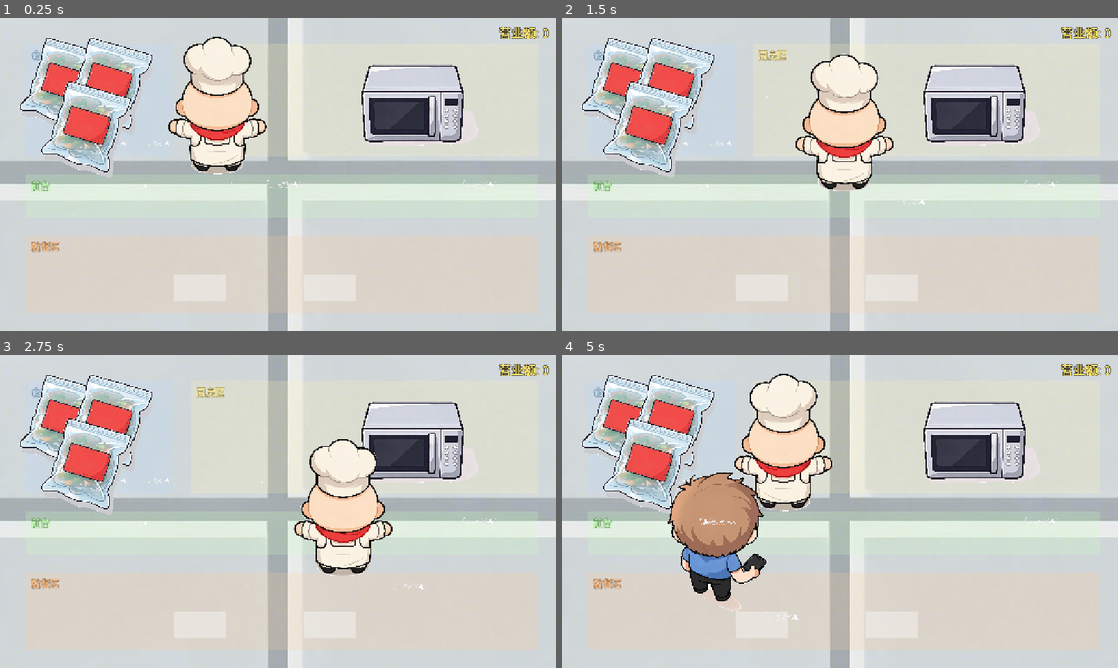
Above: before the commit, frames 1-4 (two rows, left to right).
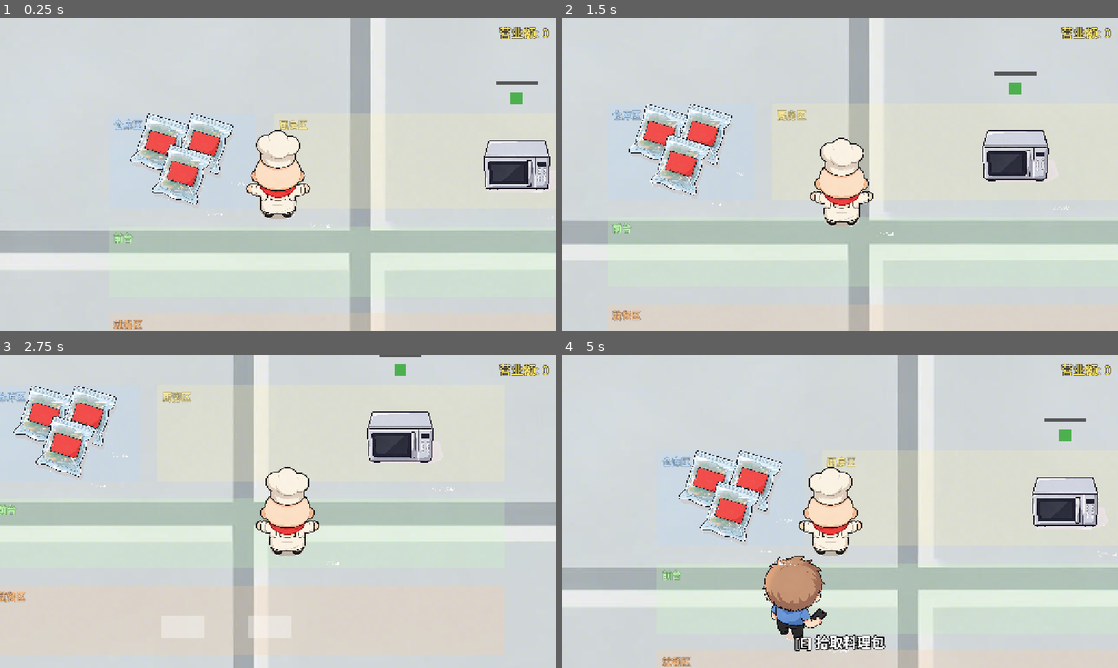
Above: after the commit, the same moments.

Repository: 408Survivor/order_rush
Game: Godot game, scene res://scenes/MainScene.tscn
The game is run twice, just before and just after one commit, with the same random seed, the same clock (stepped at 60 frames per second) and the same inputs.
Inputs:
- Up to frame 1 (0.25 s): no input
- Up to frame 2 (1.5 s): tap Enter at 0.5 s; hold D (move_right) 0.53-1.28 s; hold Space (interact) 0.53-1.28 s; hold S (move_down) from 1.28 s (still down); tap Space (interact) at 1.35 s
- Up to frame 3 (2.75 s): release S (move_down) at 2.03 s; hold D (move_right) from 2.03 s (still down); hold Space (interact) from 2.03 s (still down)
- Up to frame 4 (5 s): release D (move_right) at 2.78 s; release Space (interact) at 2.78 s; hold W (move_up) 2.78-3.53 s; tap Space (interact) at 2.85, 4.35 s; hold Space (interact) 3.53-4.28 s; hold A (move_left) from 3.53 s (still down)

The runs differ from the first frame. In frame 1, 42% of the frame differs, in the area x 0-100%, y 0-100%; in frame 2, 38%; in frame 3, 24%; in frame 4, 46%.

Commit message:
feat: 店内布局重画——素材/碰撞缩小 + 空间重排 (#16)
- 素材 scale 0.2→0.13（角色/微波炉/顾客，视觉 410→267px）、物品 0.15→0.1
- 碰撞体按比例缩小：玩家 180→117、微波炉 240→156、顾客 100→65
- 布局重排：仓库 (60,60) 料理包×3 / 厨房 (440,60) 微波炉 (1000,180)+玩家 (450,200) /
  前台 (60,320) 柜台 (700,400) / 就餐区 (60,520) 餐桌×2 / 入口 (60,400)
- 槽位间距 220→150、交互距离 360→280、Camera2D 跟随玩家（zoom 1.0）
- 提示字号 28→32；冒烟测试 40/40 PASS（断言随新参数更新）

Diff:
--- a/scenes/MainScene.tscn
+++ b/scenes/MainScene.tscn
@@ -15,29 +15,29 @@
 texture = ExtResource("3_floor")
 z_index = -10
 
-; ===== 区域视觉划分（issue #9：厨房上/前台中/就餐下，仓库在厨房左上） =====
+; ===== 区域视觉划分（issue #16 重画：素材缩小后四区空间充裕） =====
 
 [node name="ZoneStorage" type="ColorRect" parent="."]
 position = Vector2(60, 60)
-size = Vector2(340, 260)
+size = Vector2(340, 220)
 color = Color(0.7, 0.85, 1, 0.22)
 z_index = -5
 
 [node name="ZoneKitchen" type="ColorRect" parent="."]
 position = Vector2(440, 60)
-size = Vector2(800, 260)
+size = Vector2(800, 220)
 color = Color(1, 0.95, 0.7, 0.22)
 z_index = -5
 
 [node name="ZoneFront" type="ColorRect" parent="."]
-position = Vector2(60, 360)
-size = Vector2(1180, 100)
+position = Vector2(60, 320)
+size = Vector2(1180, 160)
 color = Color(0.8, 1, 0.75, 0.22)
 z_index = -5
 
 [node name="ZoneDining" type="ColorRect" parent="."]
-position = Vector2(60, 500)
-size = Vector2(1180, 180)
+position = Vector2(60, 520)
+size = Vector2(1180, 160)
 color = Color(1, 0.8, 0.6, 0.22)
 z_index = -5
 
@@ -60,7 +60,7 @@
 text = "厨房区"
 
 [node name="FrontLabel" type="Label" parent="."]
-position = Vector2(72, 368)
+position = Vector2(72, 328)
 z_index = -4
 theme_override_colors/font_color = Color(0.75, 1, 0.68, 0.9)
 theme_override_colors/font_outline_color = Color(0.1, 0.3, 0.08, 0.6)
@@ -69,7 +69,7 @@
 text = "前台"
 
 [node name="DiningLabel" type="Label" parent="."]
-position = Vector2(72, 508)
+position = Vector2(72, 528)
 z_index = -4
 theme_override_colors/font_color = Color(1, 0.75, 0.5, 0.9)
 theme_override_colors/font_outline_color = Color(0.3, 0.15, 0.05, 0.6)
@@ -78,14 +78,14 @@
 text = "就餐区"
 
 [node name="Table1" type="ColorRect" parent="."]
-position = Vector2(400, 590)
-size = Vector2(120, 60)
+position = Vector2(450, 590)
+size = Vector2(100, 50)
 color = Color(1, 1, 1, 0.35)
 z_index = -4
 
 [node name="Table2" type="ColorRect" parent="."]
-position = Vector2(700, 590)
-size = Vector2(120, 60)
+position = Vector2(650, 590)
+size = Vector2(100, 50)
 color = Color(1, 1, 1, 0.35)
 z_index = -4
 
@@ -94,27 +94,27 @@
 [node name="Items" type="Node2D" parent="."]
 
 [node name="MealPackage" parent="Items" instance=ExtResource("4_meal")]
-position = Vector2(150, 150)
+position = Vector2(180, 130)
 
 [node name="MealPackage2" parent="Items" instance=ExtResource("4_meal")]
-position = Vector2(250, 150)
+position = Vector2(280, 130)
 
 [node name="MealPackage3" parent="Items" instance=ExtResource("4_meal")]
-position = Vector2(200, 250)
+position = Vector2(230, 200)
 
 [node name="Microwave" parent="." instance=ExtResource("5_mw")]
-position = Vector2(950, 200)
+position = Vector2(1000, 180)
 
 [node name="SpawnPoint" type="Marker2D" parent="."]
-position = Vector2(40, 420)
+position = Vector2(60, 400)
 
 [node name="CounterPoint" type="Marker2D" parent="."]
-position = Vector2(640, 420)
+position = Vector2(700, 400)
 
 [node name="CustomerManager" parent="." instance=ExtResource("6_cm")]
 
 [node name="PlayerCharacter" parent="." unique_id=1418374193 instance=ExtResource("2_ibiss")]
-position = Vector2(500, 200)
+position = Vector2(450, 200)
 
 [node name="RevenueHUD" type="CanvasLayer" parent="."]
 script = ExtResource("7_hud")
--- a/scenes/entities/Customer.tscn
+++ b/scenes/entities/Customer.tscn
@@ -4,7 +4,7 @@
 [ext_resource type="Script" uid="uid://n7smpfnf1lqc" path="res://scripts/entities/customer.gd" id="2_script"]
 
 [sub_resource type="CircleShape2D" id="CircleShape2D_customer"]
-radius = 100.0
+radius = 65.0
 
 [node name="Customer" type="CharacterBody2D"]
 collision_layer = 16
@@ -12,7 +12,7 @@
 script = ExtResource("2_script")
 
 [node name="Sprite2D" type="Sprite2D" parent="."]
-scale = Vector2(0.2, 0.2)
+scale = Vector2(0.13, 0.13)
 texture = ExtResource("1_tex")
 
 [node name="CollisionShape2D" type="CollisionShape2D" parent="."]
--- a/scenes/entities/PlayerCharacter.tscn
+++ b/scenes/entities/PlayerCharacter.tscn
@@ -4,7 +4,7 @@
 [ext_resource type="Script" uid="uid://hhlbu2ex5qvv" path="res://scripts/entities/player_character.gd" id="2_script"]
 
 [sub_resource type="CircleShape2D" id="CircleShape2D_5tcya"]
-radius = 180.3
+radius = 117.0
 
 [node name="PlayerCharacter" type="CharacterBody2D" unique_id=1418374193]
 collision_layer = 2
@@ -12,7 +12,7 @@
 script = ExtResource("2_script")
 
 [node name="Sprite2D" type="Sprite2D" parent="." unique_id=1573503862]
-scale = Vector2(0.2, 0.2)
+scale = Vector2(0.13, 0.13)
 texture = ExtResource("1_p7fax")
 
 [node name="CollisionShape2D" type="CollisionShape2D" parent="." unique_id=488060088]
@@ -24,7 +24,11 @@
 collide_with_areas = true
 
 [node name="HeldItemPivot" type="Marker2D" parent="."]
-position = Vector2(0, -60)
+position = Vector2(0, -40)
+
+[node name="Camera2D" type="Camera2D" parent="."]
+position_smoothing_enabled = true
+position_smoothing_speed = 8.0
 
 [node name="InteractionPrompt" type="CanvasLayer" parent="."]
 layer = 10
@@ -43,6 +47,6 @@
 theme_override_colors/font_color = Color(1, 1, 1, 1)
 theme_override_colors/font_outline_color = Color(0, 0, 0, 1)
 theme_override_constants/outline_size = 8
-theme_override_font_sizes/font_size = 28
+theme_override_font_sizes/font_size = 32
 horizontal_alignment = 1
 vertical_alignment = 1
--- a/scenes/items/FinishedDish.tscn
+++ b/scenes/items/FinishedDish.tscn
@@ -4,7 +4,7 @@
 [ext_resource type="Script" uid="uid://qkqdass312dj" path="res://scripts/items/finished_dish.gd" id="2_script"]
 
 [sub_resource type="CircleShape2D" id="CircleShape2D_dish"]
-radius = 60.0
+radius = 39.0
 
 [node name="FinishedDish" type="Area2D"]
 collision_layer = 8
@@ -12,7 +12,7 @@
 script = ExtResource("2_script")
 
 [node name="Sprite2D" type="Sprite2D" parent="."]
-scale = Vector2(0.15, 0.15)
+scale = Vector2(0.1, 0.1)
 texture = ExtResource("1_tex")
 
 [node name="CollisionShape2D" type="CollisionShape2D" parent="."]
--- a/scenes/items/MealPackage.tscn
+++ b/scenes/items/MealPackage.tscn
@@ -4,7 +4,7 @@
 [ext_resource type="Script" uid="uid://x6tmoktru3ja" path="res://scripts/items/meal_package.gd" id="2_script"]
 
 [sub_resource type="CircleShape2D" id="CircleShape2D_meal"]
-radius = 40.0
+radius = 26.0
 
 [node name="MealPackage" type="Area2D"]
 collision_layer = 8
@@ -12,7 +12,7 @@
 script = ExtResource("2_script")
 
 [node name="Sprite2D" type="Sprite2D" parent="."]
-scale = Vector2(0.15, 0.15)
+scale = Vector2(0.1, 0.1)
 texture = ExtResource("1_tex")
 
 [node name="CollisionShape2D" type="CollisionShape2D" parent="."]
--- a/scenes/props/Microwave.tscn
+++ b/scenes/props/Microwave.tscn
@@ -4,7 +4,7 @@
 [ext_resource type="Script" uid="uid://d0ff7b81c1n73" path="res://scripts/items/microwave.gd" id="2_script"]
 
 [sub_resource type="CircleShape2D" id="CircleShape2D_mw"]
-radius = 240.0
+radius = 156.0
 
 [node name="Microwave" type="Area2D"]
 collision_layer = 5
@@ -12,31 +12,31 @@
 script = ExtResource("2_script")
 
 [node name="Sprite2D" type="Sprite2D" parent="."]
-scale = Vector2(0.2, 0.2)
+scale = Vector2(0.13, 0.13)
 texture = ExtResource("1_tex")
 
 [node name="CollisionShape2D" type="CollisionShape2D" parent="."]
 shape = SubResource("CircleShape2D_mw")
 
 [node name="Indicator" type="ColorRect" parent="."]
-offset_left = -20.0
-offset_top = -250.0
-offset_right = 20.0
-offset_bottom = -210.0
+offset_left = -14.0
+offset_top = -170.0
+offset_right = 14.0
+offset_bottom = -142.0
 color = Color(0.298039, 0.686275, 0.313726, 1)
 
 [node name="ProgressBar" type="ColorRect" parent="."]
-offset_left = -70.0
-offset_top = -290.0
-offset_right = 70.0
-offset_bottom = -278.0
+offset_left = -48.0
+offset_top = -195.0
+offset_right = 48.0
+offset_bottom = -186.0
 color = Color(0, 0, 0, 0.6)
 
 [node name="ProgressFill" type="ColorRect" parent="ProgressBar"]
 offset_left = 2.0
 offset_top = 2.0
-offset_right = 122.0
-offset_bottom = 10.0
+offset_right = 92.0
+offset_bottom = 7.0
 color = Color(0.298039, 0.894118, 0.341176, 1)
 
 [node name="HeatTimer" type="Timer" parent="."]
--- a/scripts/entities/player_character.gd
+++ b/scripts/entities/player_character.gd
@@ -14,7 +14,7 @@
 
 # ==================== 常量 ====================
 const MOVE_SPEED := 200.0           ## 像素/秒
-const INTERACTION_DISTANCE := 360.0 ## 交互检测距离（像素，玩家贴近设备边缘即可交互）
+const INTERACTION_DISTANCE := 280.0 ## 交互检测距离（像素，覆盖贴合距离≈273）
 const INTERACTION_COOLDOWN := 0.25  ## 交互冷却（秒），防止连按
 
 # ==================== 节点引用 ====================
--- a/scripts/systems/customer_manager.gd
+++ b/scripts/systems/customer_manager.gd
@@ -12,8 +12,8 @@
 # ==================== 导出变量 ====================
 ## 生成间隔（秒）
 @export var spawn_interval := 3.0
-## 排队槽位间距（像素），需大于顾客碰撞直径 200
-@export var queue_spacing := 220.0
+## 排队槽位间距（像素），需大于顾客碰撞直径 130（顾客半径 65）
+@export var queue_spacing := 150.0
 ## 最大在场顾客数（超出不再生成；3 人 = 槽位 0-2 均在屏幕内）
 @export var max_queue := 3
 
Not shown, changed: addons/smoke_test/smoke_plugin.gd
